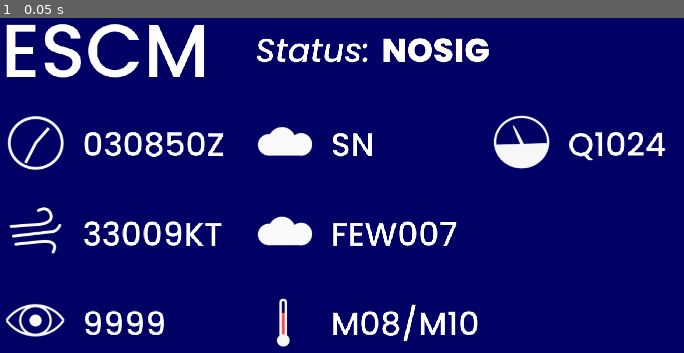
Above: before the commit, frame 1.
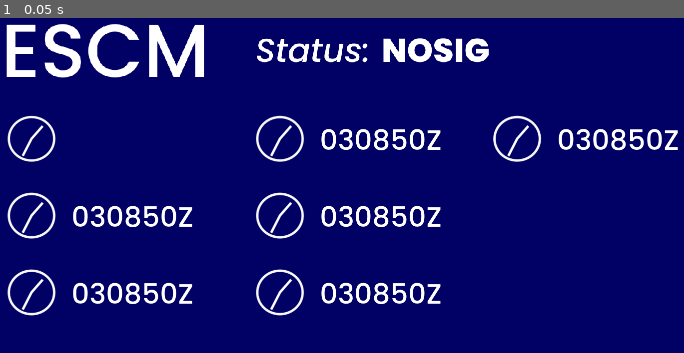
Above: after the commit, the same moment.

Repository: ebinbellini/ESCM-Weather-Monitor
Game: Godot game, scene res://Monitor.tscn
The game is run twice, just before and just after one commit, with the same random seed, the same clock (stepped at 60 frames per second) and the same inputs.
Inputs:
- Up to frame 1 (0.05 s): no input

The runs differ from the first frame. In frame 1, 10% of the frame differs, in the area x 0-100%, y 28-99%.
Error before the commit: Parse Error: The identifier "string" isn't a valid type (not a script or class), or couldn't be found on base "self". (res://Monitor.gd:12)
Error after the commit: Invalid get index '1' (on base: 'Array'). (res://Monitor.gd:53)

Commit message:
funkar typ
kan hämta data och visa den men bara om den alltid har samma format typ så det är bara att fixa det och sedan omformatera datan osv.

Diff:
--- a/Monitor.gd
+++ b/Monitor.gd
@@ -1,14 +1,65 @@
 extends Control
 
 onready var net: HTTPRequest = get_node("HTTPRequest")
+onready var clock: Control = get_node("t1/clock")
+onready var wind: Control = get_node("t1/clock")
+onready var cash: Control = get_node("t1/sight")
+onready var clouds: Control = get_node("t2/clouds")
+onready var clouds2: Control = get_node("t2/clouds2")
+onready var temp: Control = get_node("t2/temp")
+onready var preassure: Control = get_node("t3/preassure")
+
+
+var nodes: Array = []
+
+#var textures = [
+	#preload("res://imgs/clock.svg"),
+	#preload("res://imgs/wind.svg"),
+	#preload("res://imgs/eye.svg"),
+	#preload("res://imgs/cloud.svg"),
+	#preload("res://imgs/temp.svg"),
+	#preload("res://imgs/gauge.svg")
+#]
+
+var texture_paths = [
+	"res://imgs/clock.svg",
+	"res://imgs/wind.svg",
+	"res://imgs/eye.svg",
+	"res://imgs/cloud.svg",
+	"res://imgs/temp.svg",
+	"res://imgs/gauge.svg"
+]
+
 
 # Called when the node enters the scene tree for the first time.
 func _ready():
+	nodes = [clock, wind, cash, clouds, temp, preassure]
 	net.connect("request_completed", self, "_on_request_completed")
-	net.request("https://aro.lfv.se/Links/Link/ViewLink?TorLinkId=314&type=MET")
+	fetch_data()
 
 
 func _on_request_completed(_result, _response_code, _headers, body):
-	var response: string = body.get_string_from_utf8()
+	var response: String = body.get_string_from_utf8()
 	var escm_pos: int = response.find("ESCM")
-	print(escm_pos)
+	response.erase(0, escm_pos)
+	var item_text_pos: int = response.find('item-text">')
+	response.erase(0, item_text_pos + len('item-text">'))
+	var end = response.find("</span>")
+	response.erase(end, len(response) - end - 1)
+	var split: Array = response.split(" ")
+
+	# TODO figure out dynamically which category a value belongs to
+	for i in range(len(nodes)):
+		print(str(i) + " " + split[i])
+
+		var texture = ImageTexture.new()
+		var image = Image.new()
+		image.load(texture_paths[i])
+		texture.create_from_image(image)
+
+		nodes[i].set_value(split[i])
+		nodes[i].set_texture(texture)
+
+
+func fetch_data():
+	net.request("https://aro.lfv.se/Links/Link/ViewLink?TorLinkId=314&type=MET")
--- a/Monitor.tscn
+++ b/Monitor.tscn
@@ -1,14 +1,9 @@
-[gd_scene load_steps=11 format=2]
+[gd_scene load_steps=6 format=2]
 
 [ext_resource path="res://widgets/textvalue.tscn" type="PackedScene" id=1]
 [ext_resource path="res://fonts/poppins180.tres" type="DynamicFont" id=2]
-[ext_resource path="res://imgs/eye.svg" type="Texture" id=3]
-[ext_resource path="res://imgs/wind.svg" type="Texture" id=4]
 [ext_resource path="res://fonts/poppinsITALIC80.tres" type="DynamicFont" id=5]
 [ext_resource path="res://fonts/poppinsBOLD80.tres" type="DynamicFont" id=6]
-[ext_resource path="res://imgs/temp.svg" type="Texture" id=7]
-[ext_resource path="res://imgs/cloud.svg" type="Texture" id=8]
-[ext_resource path="res://imgs/gauge.svg" type="Texture" id=9]
 [ext_resource path="res://Monitor.gd" type="Script" id=10]
 
 [node name="Control" type="Control"]
@@ -38,7 +33,7 @@
 "_edit_use_anchors_": false
 }
 
-[node name="textvalues" type="VBoxContainer" parent="."]
+[node name="t1" type="VBoxContainer" parent="."]
 anchor_left = 0.072
 anchor_top = 0.193
 anchor_right = 0.108
@@ -47,38 +42,25 @@
 margin_top = 105.523
 margin_right = -39.3993
 margin_bottom = 549.483
-rect_scale = Vector2( 1.4, 1.4 )
+rect_scale = Vector2( 1.2, 1.2 )
 __meta__ = {
 "_edit_use_anchors_": false
 }
 
-[node name="clock" parent="textvalues" instance=ExtResource( 1 )]
+[node name="clock" parent="t1" instance=ExtResource( 1 )]
 margin_right = 62.0
 
-[node name="wind" parent="textvalues" instance=ExtResource( 1 )]
+[node name="wind" parent="t1" instance=ExtResource( 1 )]
 margin_top = 154.0
 margin_right = 62.0
 margin_bottom = 304.0
 
-[node name="TextureRect" parent="textvalues/wind" index="0"]
-texture = ExtResource( 4 )
-
-[node name="Label" parent="textvalues/wind" index="1"]
-text = "33009KT"
-
-[node name="cash" parent="textvalues" instance=ExtResource( 1 )]
+[node name="sight" parent="t1" instance=ExtResource( 1 )]
 margin_top = 308.0
 margin_right = 62.0
 margin_bottom = 458.0
 
-[node name="TextureRect" parent="textvalues/cash" index="0"]
-texture = ExtResource( 3 )
-
-[node name="Label" parent="textvalues/cash" index="1"]
-text = "9999
-"
-
-[node name="textvalues2" type="VBoxContainer" parent="."]
+[node name="t2" type="VBoxContainer" parent="."]
 anchor_left = 0.072
 anchor_top = 0.193
 anchor_right = 0.108
@@ -87,43 +69,25 @@
 margin_top = 105.523
 margin_right = 557.701
 margin_bottom = 703.483
-rect_scale = Vector2( 1.4, 1.4 )
+rect_scale = Vector2( 1.2, 1.2 )
 __meta__ = {
 "_edit_use_anchors_": false
 }
 
-[node name="clouds" parent="textvalues2" instance=ExtResource( 1 )]
+[node name="clouds" parent="t2" instance=ExtResource( 1 )]
 margin_right = 62.0
 
-[node name="TextureRect" parent="textvalues2/clouds" index="0"]
-texture = ExtResource( 8 )
-
-[node name="Label" parent="textvalues2/clouds" index="1"]
-text = "SN"
-
-[node name="clouds2" parent="textvalues2" instance=ExtResource( 1 )]
+[node name="clouds2" parent="t2" instance=ExtResource( 1 )]
 margin_top = 154.0
 margin_right = 62.0
 margin_bottom = 304.0
 
-[node name="TextureRect" parent="textvalues2/clouds2" index="0"]
-texture = ExtResource( 8 )
-
-[node name="Label" parent="textvalues2/clouds2" index="1"]
-text = "FEW007"
-
-[node name="temp" parent="textvalues2" instance=ExtResource( 1 )]
+[node name="temp" parent="t2" instance=ExtResource( 1 )]
 margin_top = 308.0
 margin_right = 62.0
 margin_bottom = 458.0
 
-[node name="TextureRect" parent="textvalues2/temp" index="0"]
-texture = ExtResource( 7 )
-
-[node name="Label" parent="textvalues2/temp" index="1"]
-text = "M08/M10"
-
-[node name="textvalues3" type="VBoxContainer" parent="."]
+[node name="t3" type="VBoxContainer" parent="."]
 anchor_left = 0.072
 anchor_top = 0.193
 anchor_right = 0.108
@@ -132,19 +96,13 @@
 margin_top = 105.523
 margin_right = 1127.7
 margin_bottom = 703.483
-rect_scale = Vector2( 1.4, 1.4 )
+rect_scale = Vector2( 1.2, 1.2 )
 __meta__ = {
 "_edit_use_anchors_": false
 }
 
-[node name="clouds" parent="textvalues3" instance=ExtResource( 1 )]
+[node name="preassure" parent="t3" instance=ExtResource( 1 )]
 margin_right = 62.0
-
-[node name="TextureRect" parent="textvalues3/clouds" index="0"]
-texture = ExtResource( 9 )
-
-[node name="Label" parent="textvalues3/clouds" index="1"]
-text = "Q1024 "
 
 [node name="status" type="Label" parent="."]
 margin_left = 704.906
@@ -176,14 +134,7 @@
 
 [node name="HTTPRequest" type="HTTPRequest" parent="."]
 
-[editable path="textvalues/wind"]
-
-[editable path="textvalues/cash"]
-
-[editable path="textvalues2/clouds"]
-
-[editable path="textvalues2/clouds2"]
-
-[editable path="textvalues2/temp"]
-
-[editable path="textvalues3/clouds"]
+[node name="Timer" type="Timer" parent="."]
+wait_time = 240.0
+autostart = true
+[connection signal="timeout" from="Timer" to="." method="fetch_data"]
--- a/imgs/wind.svg
+++ b/imgs/wind.svg
@@ -7,35 +7,35 @@
    xmlns="http://www.w3.org/2000/svg"
    xmlns:sodipodi="http://sodipodi.sourceforge.net/DTD/sodipodi-0.dtd"
    xmlns:inkscape="http://www.inkscape.org/namespaces/inkscape"
-   sodipodi:docname="wind.svg"
+   width="100"
+   height="100"
+   viewBox="0 0 26.458333 26.458334"
+   version="1.1"
+   id="svg8"
    inkscape:version="1.0 (4035a4fb49, 2020-05-01)"
-   id="svg8"
-   version="1.1"
-   viewBox="0 0 26.458333 26.458334"
-   height="100"
-   width="100">
+   sodipodi:docname="wind.svg">
   <defs
      id="defs2" />
   <sodipodi:namedview
-     inkscape:window-maximized="0"
-     inkscape:window-y="46"
-     inkscape:window-x="76"
-     inkscape:window-height="1034"
-     inkscape:window-width="1661"
+     id="base"
+     pagecolor="#ffffff"
+     bordercolor="#666666"
+     borderopacity="1.0"
+     inkscape:pageopacity="0.0"
+     inkscape:pageshadow="2"
+     inkscape:zoom="3.959798"
+     inkscape:cx="-1.7094932"
+     inkscape:cy="32.585643"
+     inkscape:document-units="mm"
+     inkscape:current-layer="layer1"
+     inkscape:document-rotation="0"
+     showgrid="false"
      units="px"
-     showgrid="false"
-     inkscape:document-rotation="0"
-     inkscape:current-layer="layer1"
-     inkscape:document-units="mm"
-     inkscape:cy="44.637008"
-     inkscape:cx="52.469936"
-     inkscape:zoom="3.959798"
-     inkscape:pageshadow="2"
-     inkscape:pageopacity="0.0"
-     borderopacity="1.0"
-     bordercolor="#666666"
-     pagecolor="#ffffff"
-     id="base" />
+     inkscape:window-width="1920"
+     inkscape:window-height="1000"
+     inkscape:window-x="-11"
+     inkscape:window-y="35"
+     inkscape:window-maximized="1" />
   <metadata
      id="metadata5">
     <rdf:RDF>
@@ -44,26 +44,32 @@
         <dc:format>image/svg+xml</dc:format>
         <dc:type
            rdf:resource="http://purl.org/dc/dcmitype/StillImage" />
-        <dc:title></dc:title>
+        <dc:title />
       </cc:Work>
     </rdf:RDF>
   </metadata>
   <g
-     id="layer1"
+     inkscape:label="Layer 1"
      inkscape:groupmode="layer"
-     inkscape:label="Layer 1">
+     id="layer1">
     <path
-       id="path833"
-       d="M 2.2717909,10.557147 15.301181,9.6217029 c 0,0 6.481286,-0.534539 4.944486,-4.6772168 -1.5368,-4.14267752 -5.61266,-1.6036171 -5.61266,-1.6036171"
-       style="fill:none;stroke:#fdfdfd;stroke-width:1.32291667;stroke-linecap:round;stroke-linejoin:miter;stroke-miterlimit:4;stroke-dasharray:none;stroke-opacity:1" />
-    <path
-       id="path835"
-       d="M 3.3408691,14.967093 21.314745,12.895754 c 0,0 1.937704,-0.267269 3.073599,-2.806329"
-       style="fill:none;stroke:#fcfcfc;stroke-width:1.32291667;stroke-linecap:round;stroke-linejoin:miter;stroke-opacity:1;stroke-miterlimit:4;stroke-dasharray:none" />
+       style="fill:none;stroke:#fefefe;stroke-width:1.32292;stroke-linecap:round;stroke-linejoin:miter;stroke-miterlimit:4;stroke-dasharray:none;stroke-opacity:1"
+       d="M 2.3894827,9.9790823 15.449974,9.7268261 c 0,0 6.500379,-0.1946021 5.182496,-4.4120324 -1.317882,-4.21743 -5.52104,-1.8951633 -5.52104,-1.8951633"
+       id="path833" />
     <path
        sodipodi:nodetypes="ccc"
-       style="fill:none;stroke:#fdfdfd;stroke-width:1.32291667;stroke-linecap:round;stroke-linejoin:miter;stroke-miterlimit:4;stroke-dasharray:none;stroke-opacity:1"
-       d="M 4.3893991,18.645436 17.383281,17.304139 c 0,0 6.876547,-0.331776 3.944307,4.95027"
-       id="path837" />
+       style="fill:none;stroke:#fefefe;stroke-width:1.32292;stroke-linecap:round;stroke-linejoin:miter;stroke-miterlimit:4;stroke-dasharray:none;stroke-opacity:1"
+       d="m 2.4544918,12.028342 16.7217632,-0.18121 c 2.476537,-0.167001 4.145854,-1.676163 4.106056,-5.3989927"
+       id="path835" />
+    <path
+       id="path837"
+       d="M 2.4845108,16.524976 15.54585,16.321273 c 0,0 6.879294,0.268829 3.497854,5.275203"
+       style="fill:none;stroke:#fefefe;stroke-width:1.32292;stroke-linecap:round;stroke-linejoin:miter;stroke-miterlimit:4;stroke-dasharray:none;stroke-opacity:1"
+       sodipodi:nodetypes="ccc" />
+    <path
+       id="path834"
+       d="m 2.6076969,14.280563 18.0919271,-0.18121 c 0.68115,-0.02526 3.008567,-0.191935 3.884642,-2.001956"
+       style="fill:none;stroke:#fefefe;stroke-width:1.32292;stroke-linecap:round;stroke-linejoin:miter;stroke-miterlimit:4;stroke-dasharray:none;stroke-opacity:1"
+       sodipodi:nodetypes="ccc" />
   </g>
 </svg>
--- a/project.godot
+++ b/project.godot
@@ -23,7 +23,6 @@
 
 window/size/width=1920
 window/size/height=1080
-window/size/fullscreen=true
 window/dpi/allow_hidpi=true
 
 [rendering]
--- a/widgets/textvalue.gd
+++ b/widgets/textvalue.gd
@@ -1,6 +1,7 @@
 extends Control
 
 onready var label: Label = get_node("Label")
+onready var txrc: TextureRect = get_node("TextureRect")
 
 func _ready():
 	pass
@@ -8,3 +9,7 @@
 
 func set_value(text: String):
 	label.set_text(text)
+
+
+func set_texture(txtr: Texture):
+	txrc.texture = txtr
